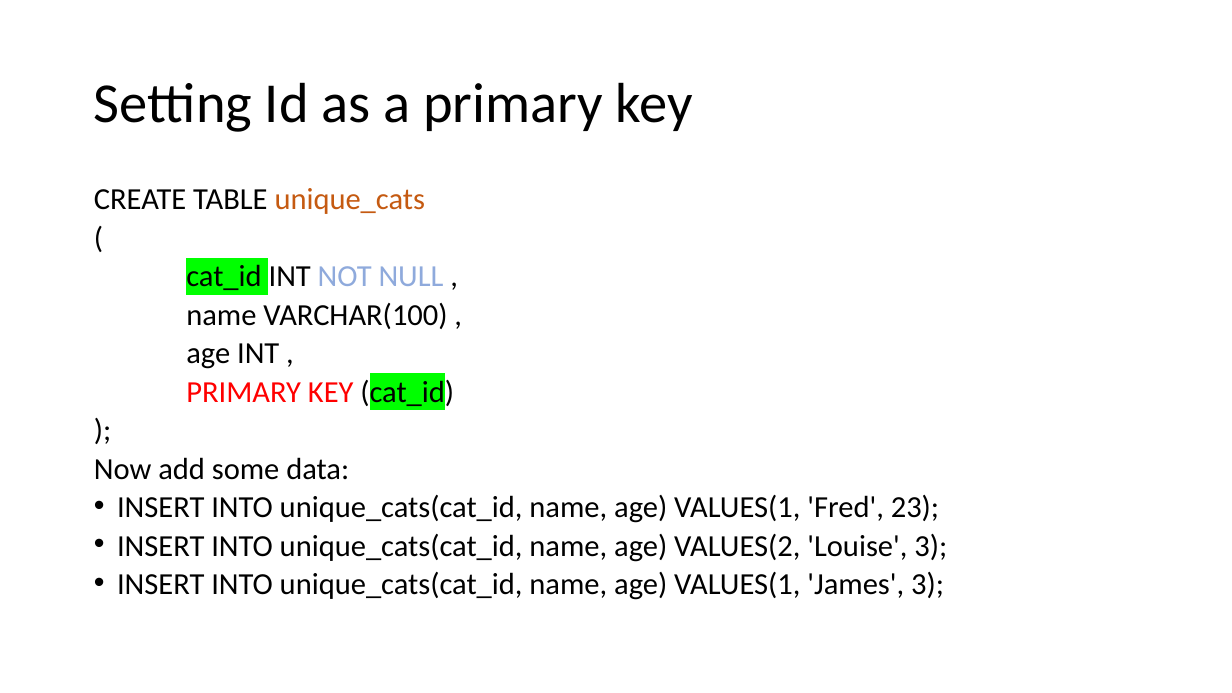
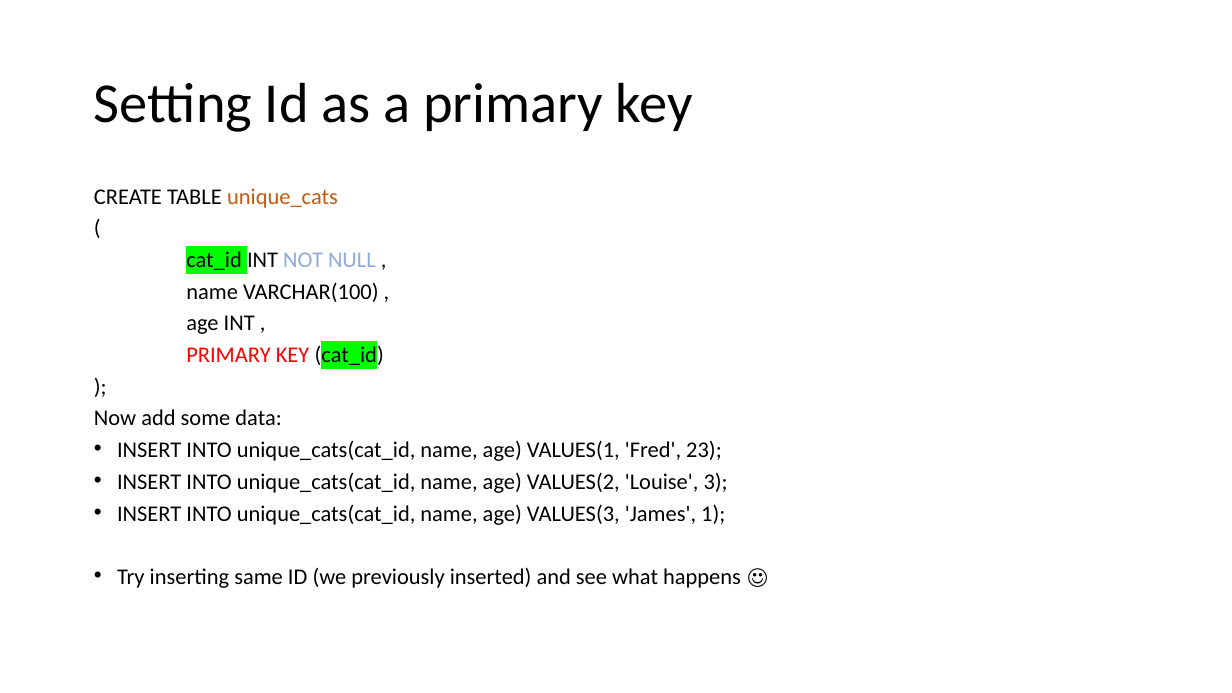
Before and after one commit to 2021CourseParker/TeachingByWeek, a slide deck: slide 26 of Week5/Week5.pptx. Drawn at 1232x693 pixels with LibreOffice and Linux fonts; fonts in the diff are those of the drawing. Boxes give left, top, right and bottom in pixels: in the first picture for what was removed or moved away, otherwise in the second. Text is boxed around its words. In the diff, an @@ line names an element or a change of style, - is before the commit and + after.

Commit message:
Fixed typos and inconsistent data

```diff
--- a/Week5/Week5.pptx
+++ b/Week5/Week5.pptx
@@ text at [94, 188, 728, 493]: size 23.8 to 17.5 pt in "CREATE TABLE unique_cats", "(", "cat_id INT NOT NULL ,", "name VARCHAR(100) ," and 6 more places @@
@@ text at [117, 504, 741, 588]: text changed; size 23.8 to 17.5 pt @@
-• INSERT INTO unique_cats(cat_id, name, age) VALUES(1, 'James', 3);
+• INSERT INTO unique_cats(cat_id, name, age) VALUES(3, 'James', 1);
+• Try inserting same ID (we previously inserted) and see what happens ☺
```
Also in this commit, not shown: 7 other slides changed.
